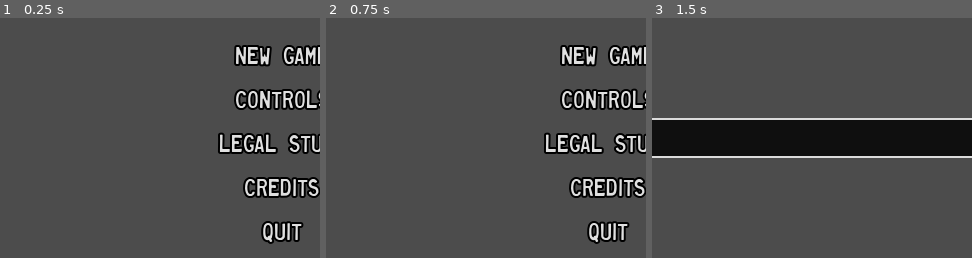
Above: before the commit, frames 1-3 (left to right).
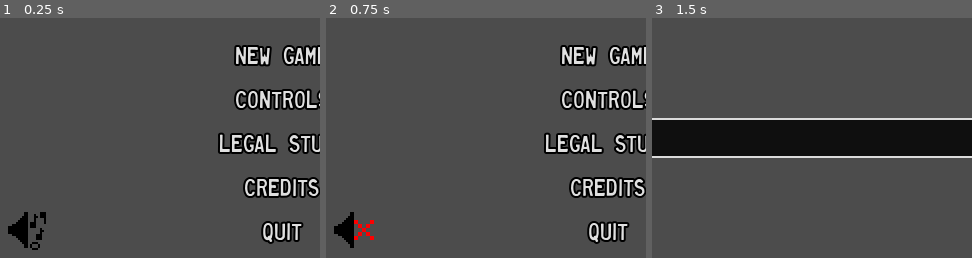
Above: after the commit, the same moments.

Repository: swashdev/minigame-madness
Game: Godot game, scene res://master/scenes/master.tscn
Two runs of this game, one before a commit and one after it. Both use one fixed random seed, a clock stepped at 60 frames per second and the inputs below.
Inputs (mouse positions are % of the whole screen's width and height, from its top left):
- Up to frame 1 (0.25 s): no input
- Up to frame 2 (0.75 s): click (10, 87) at 0.52 s
- Up to frame 3 (1.5 s): click "New Game" at 1.25 s
The pictures show only the part of the screen within x 6-56%, y 42-92%; the shares and areas given below are measured in that part.

The runs differ from the first frame. In frame 1, 0.8% of the frame differs, in the area x 2-15%, y 80-97%; in frame 2, 0.7%; in frame 3, nothing differs.

Commit message:
[MASTER] add a button to mute the in-game music.
A "mute" button has been added to the main menu which toggles the
in-game music on or off.

Diff:
--- a/master/scenes/master.tscn
+++ b/master/scenes/master.tscn
@@ -19,5 +19,6 @@
 visible = false
 [connection signal="game_over" from="Main" to="." method="_on_Main_game_over"]
 [connection signal="button_pressed" from="MainMenu" to="." method="_on_MainMenu_button_pressed"]
+[connection signal="music_muted" from="MainMenu" to="Main" method="mute_music"]
 [connection signal="debug_button_pressed" from="DebugMenu" to="." method="_on_debug_button_pressed"]
 [connection signal="debug_closed" from="DebugMenu" to="." method="_on_DebugMenu_debug_closed"]
--- a/master/scenes/menus/main_menu.tscn
+++ b/master/scenes/menus/main_menu.tscn
@@ -11,6 +11,8 @@
 [ext_resource path="res://shared/themes/minigame_madness.tres" type="Theme" id=9]
 [ext_resource path="res://master/fonts/descriptive_text.tres" type="DynamicFont" id=10]
 [ext_resource path="res://master/scenes/menus/dialogs/credits_dialog.tscn" type="PackedScene" id=11]
+[ext_resource path="res://master/images/menus/buttons/music_button_off.png" type="Texture" id=12]
+[ext_resource path="res://master/images/menus/buttons/music_button_on.png" type="Texture" id=13]
 
 [node name="MainMenu" type="Control"]
 anchor_right = 1.0
@@ -147,6 +149,19 @@
 "_edit_use_anchors_": false
 }
 
+[node name="MusicButton" type="TextureButton" parent="."]
+anchor_left = 0.071875
+anchor_top = 0.825
+anchor_right = 0.134875
+anchor_bottom = 0.908
+toggle_mode = true
+texture_normal = ExtResource( 13 )
+texture_pressed = ExtResource( 12 )
+expand = true
+__meta__ = {
+"_edit_use_anchors_": true
+}
+
 [node name="ControlsDialog" parent="." instance=ExtResource( 5 )]
 margin_right = 500.0
 margin_bottom = 300.0
@@ -172,6 +187,7 @@
 [connection signal="pressed" from="Menu/Buttons/LegalStuffButton" to="." method="_on_LegalStuffButton_pressed"]
 [connection signal="pressed" from="Menu/Buttons/CreditsButton" to="." method="_on_CreditsButton_pressed"]
 [connection signal="pressed" from="Menu/Buttons/QuitButton" to="." method="_on_QuitButton_pressed"]
+[connection signal="toggled" from="MusicButton" to="." method="_on_MusicButton_toggled"]
 [connection signal="open_external" from="CreditsDialog" to="ConfirmOpenExternal" method="_on_open_external"]
 [connection signal="open_external" from="LegalStuffDialog" to="ConfirmOpenExternal" method="_on_open_external"]
 [connection signal="confirmed" from="ReallyQuit" to="." method="_on_ReallyQuit_confirmed"]
--- a/master/scripts/main.gd
+++ b/master/scripts/main.gd
@@ -37,6 +37,9 @@
 # in an array so that it will be easy to concatenate onto one of the other two
 # arrays.
 var current_minigame = []
+
+# Determines whether or not to play music when the game starts.
+var _music: bool = true
 
 # This boolean determines if the next/current minigame is the _secret_
 # minigame.
@@ -62,11 +65,17 @@
 			game_ended( CANCELLED )
 
 
+# Sets the music on or off.
+func mute_music( button_toggled ):
+	_music = not button_toggled
+
+
 # Starts a new game.
 func new_game( mode: int = GameMode.NORMAL, id: int = 0 ):
 	_mode = mode
 	reset_everything()
-	$MainMusic.play()
+	if _music:
+		$MainMusic.play()
 	if _mode == GameMode.DEBUG:
 		$InGameHUD.message( "Debug mode.  Press Escape to finish." )
 		yield( $InGameHUD, "message_exited" )
--- a/master/scripts/master.gd
+++ b/master/scripts/master.gd
@@ -20,6 +20,7 @@
 # a prerelease version, an alpha, &c.
 enum BuildType { PRERELEASE, ALPHA, BETA, RELEASE }
 export (BuildType) var _version_type = 1
+
 
 # Perform final setup.
 func _ready():
--- a/master/scripts/menus/main_menu.gd
+++ b/master/scripts/menus/main_menu.gd
@@ -5,6 +5,9 @@
 # Used to signal Master that a button has been pressed which requires its
 # attention.
 signal button_pressed( button )
+
+# Used to signal Master that the music has been muted.
+signal music_muted( button_toggled )
 
 var _sequence: int = 0
 
@@ -110,3 +113,8 @@
 # The "Debug Menu" button has been pressed.  Signal Master.
 func _on_DebugButton_pressed():
 	emit_signal( "button_pressed", "debug" )
+
+
+# The "Mute Music" button has been pressed.  Signal Master.
+func _on_MusicButton_toggled( button_pressed ):
+	emit_signal( "music_muted", button_pressed )
Binary file added: master/images/menus/buttons/music_button_off.png
Not shown, added: master/images/menus/buttons/music_button_off.png.import
Binary file added: master/images/menus/buttons/music_button_on.png
Not shown, added: master/images/menus/buttons/music_button_on.png.import
Not shown: 1 places in master/scenes/menus/main_menu.tscn that only renumber resources
